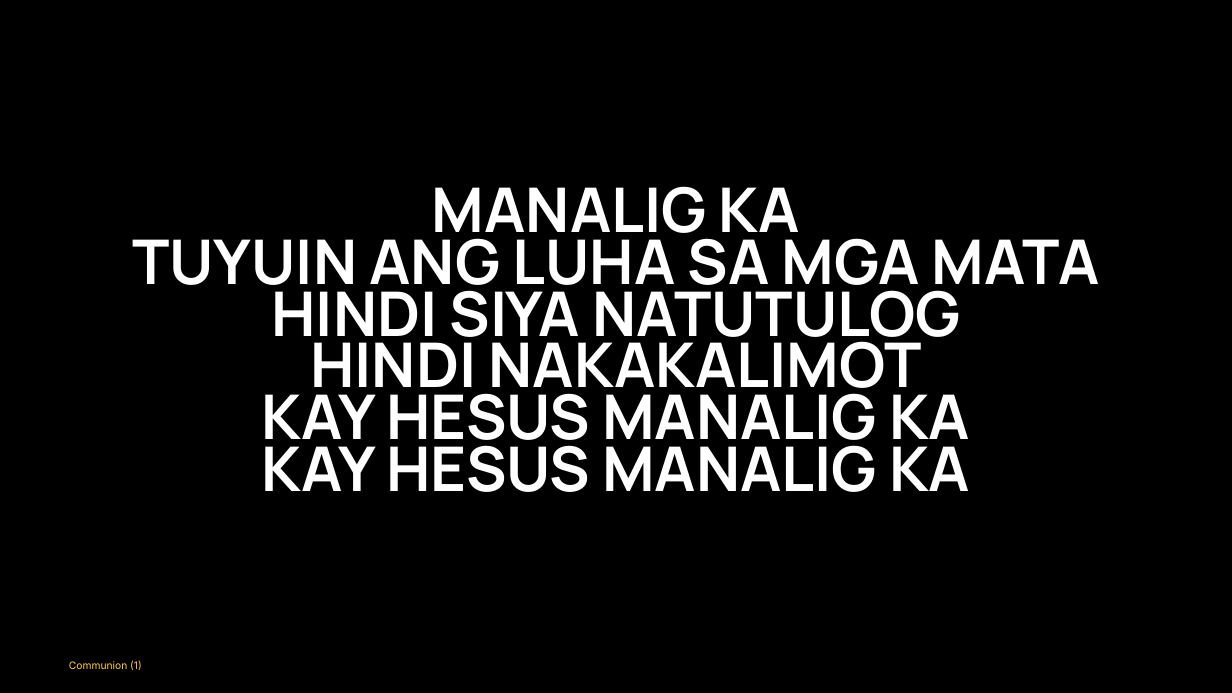
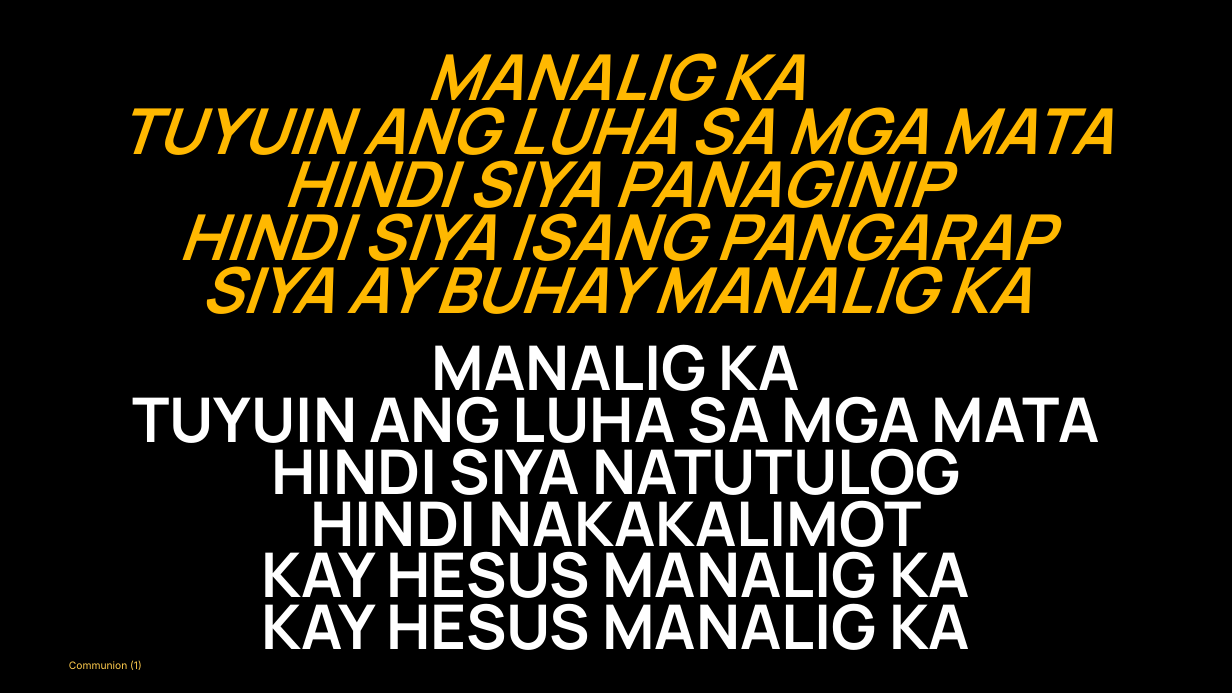
Before and after one commit to divinogabriel9/verbum, a slide deck: slide 55 of outputs/GFCC14Jun2026_11thSundayinOrdinaryTime.pptx (slide 62 before the commit). Drawn at 1232x693 pixels with LibreOffice and Linux fonts; fonts in the diff are those of the drawing. Boxes give left, top, right and bottom in pixels: in the first picture for what was removed or moved away, otherwise in the second. Text is boxed around its words. In the diff, an @@ line names an element or a change of style, - is before the commit and + after.

```diff
--- a/outputs/GFCC14Jun2026_11thSundayinOrdinaryTime.pptx
+++ b/outputs/GFCC14Jun2026_11thSundayinOrdinaryTime.pptx
@@ text added at <box>118,53,1113,314</box>, 74 pt, text #FFB800, bold, italic @@
+MANALIG KA
+TUYUIN ANG LUHA SA MGA MATA
+HINDI SIYA PANAGINIP
+HINDI SIYA ISANG PANGARAP
+SIYA AY BUHAY MANALIG KA
@@ text "MANALIG KA": place and size @@
-text "MANALIG KA" at <box>132,186,1100,492</box>
+text "MANALIG KA" at <box>132,344,1100,650</box>
```
Also in this commit, not shown: 11 other slides changed, 1 slide added, 12 slides removed, 28 other files.
